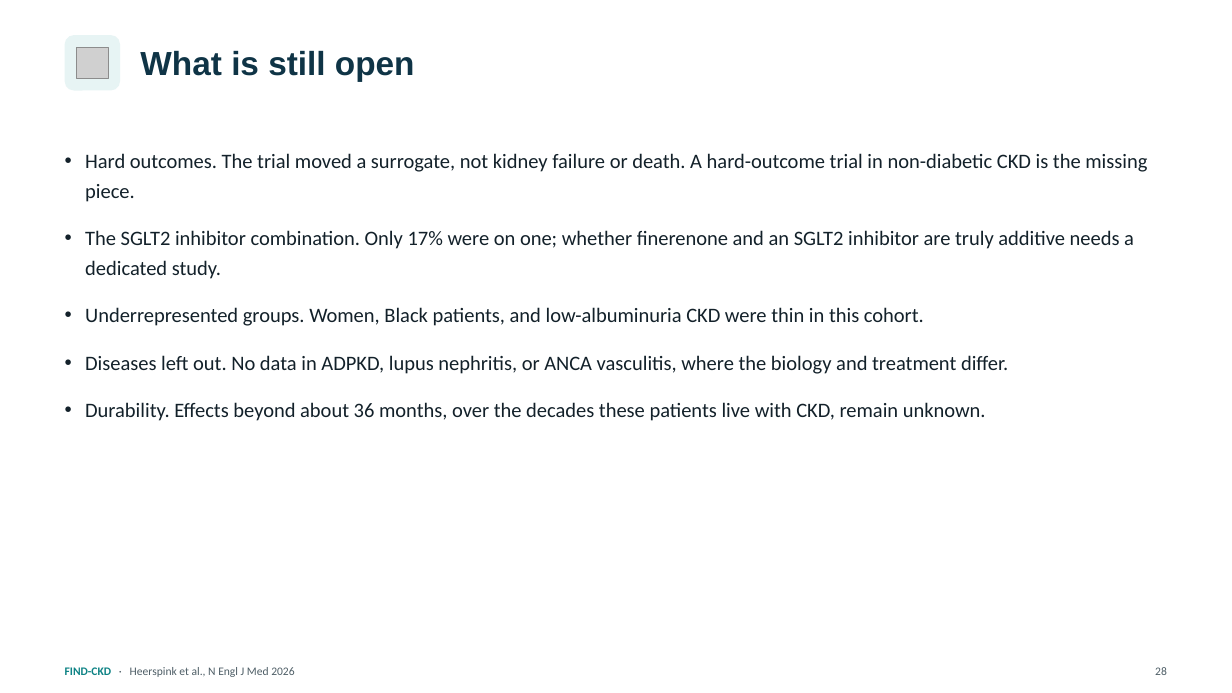
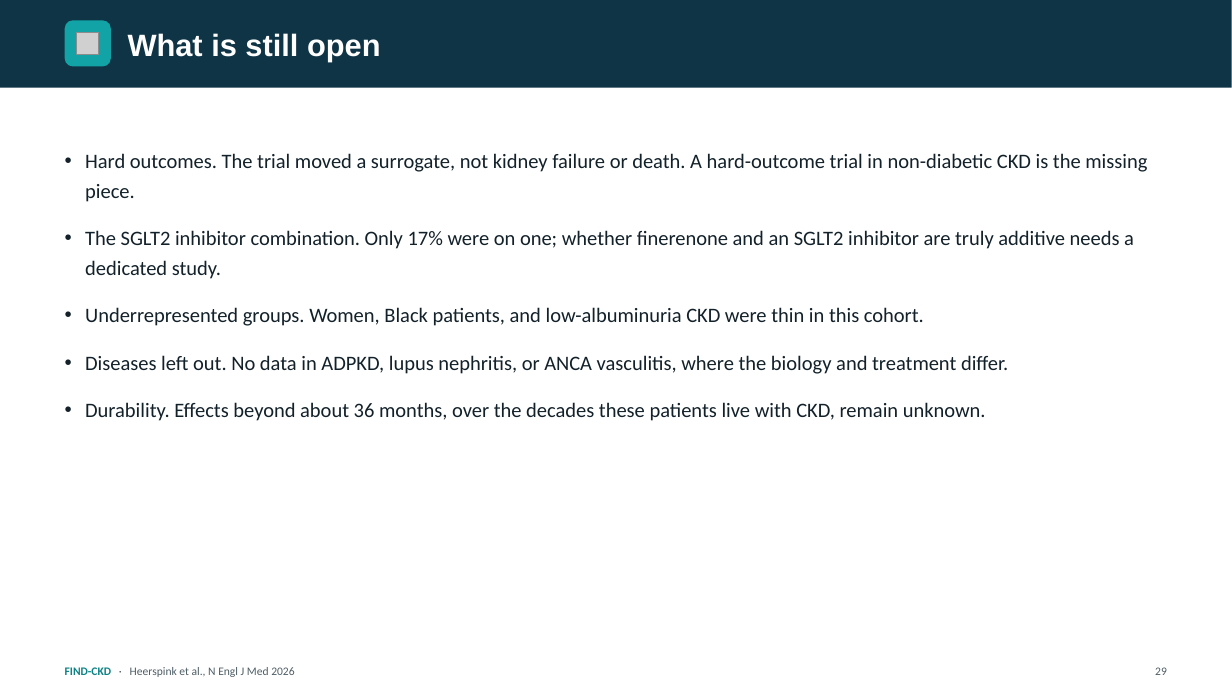
Before and after one commit to azbargarawan-sudo/clickwriting-landing, a slide deck: slide 29 of FIND-CKD.pptx (slide 28 before the commit). Drawn at 1232x693 pixels with LibreOffice and Linux fonts; fonts in the diff are those of the drawing; grey boxes stand for pictures. Boxes give left, top, right and bottom in pixels: in the first picture for what was removed or moved away, otherwise in the second. Text is boxed around its words. In the diff, an @@ line names an element or a change of style, - is before the commit and + after.

```diff
--- a/FIND-CKD.pptx
+++ b/FIND-CKD.pptx
@@ rectangle added at [0,0,1232,88], fill #0F3446 @@
@@ rounded rectangle: place and size @@
-rounded rectangle at [65,35,120,91]
+rounded rectangle at [65,20,111,67]
@@ rounded rectangle at [65,20,111,67]: fill #E7F4F4 to #12A3A6; proportions changed @@
@@ text "What is still open": place and size @@
-text "What is still open" at [140,50,415,81]
+text "What is still open" at [128,33,381,61]
@@ text "What is still open" at [128,33,381,61]: size 26 to 24 pt, text colour #0F3446 to #FFFFFF @@
@@ picture removed at [77,47,108,79] @@
@@ picture added at [77,32,99,55] @@
```
Also in this commit, not shown: 26 other slides changed, 1 slide added.
